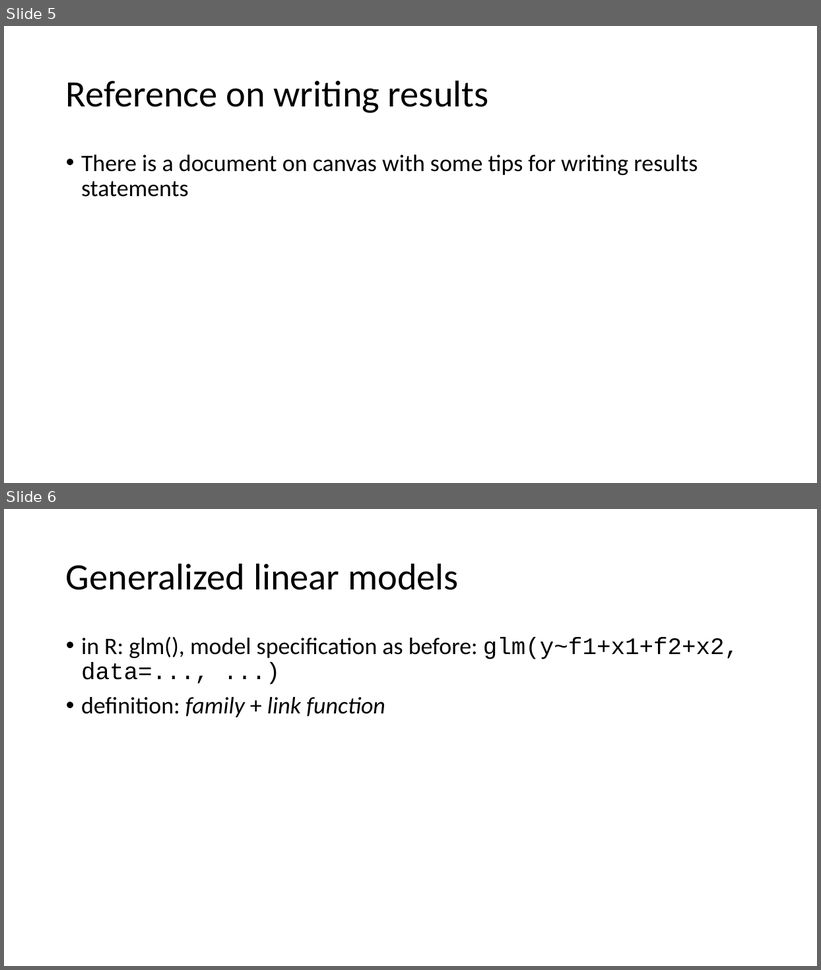
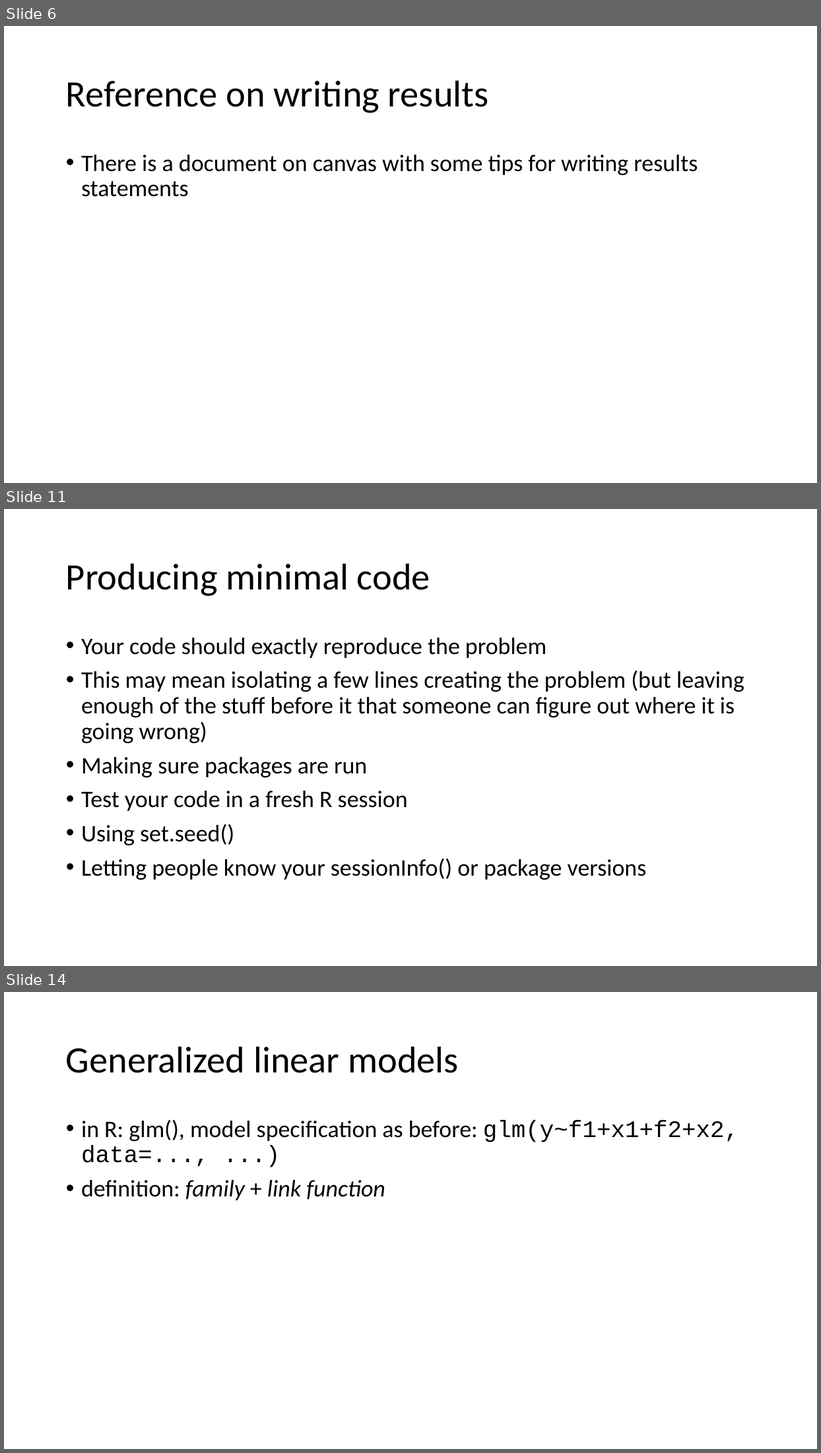
Before and after one commit to VTQuantMethodsEEB/klangwig, a slide deck: lectures/week_10_glms/le10_glms.pptx. Shown one above the other, each under a label of ours: slides 5 and 6 before the commit, slides 6, 11 and 14 after it; the slides between them are not shown. The pictures are 821x970 and 821x1453 pixels, drawn with LibreOffice and Linux fonts; fonts in the diff are those of the drawing. Boxes give left, top, right and bottom in pixels: in the first picture for what was removed or moved away, otherwise in the second. Text is boxed around its words. In the diff, an @@ line names an element or a change of style, - is before the commit and + after.

```diff
--- a/lectures/week_10_glms/le10_glms.pptx
+++ b/lectures/week_10_glms/le10_glms.pptx
@@ slide 11 added at (4,509,817,966), background #FFFFFF @@
@@ title added at (66,563,430,596), 44 pt, text #000000 @@
+Producing minimal code
@@ text added at (81,638,745,880), 28 pt, text #000000 @@
+• Your code should exactly reproduce the problem
+• This may mean isolating a few lines creating the problem (but leaving enough of the stuff before it that someone can figure out where it is going wrong)
+• Making sure packages are run
+• Test your code in a fresh R session
+• Using set.seed()
+• Letting people know your sessionInfo() or package versions
@@ what was slide 5 is now slide 6 @@
@@ what was slide 6 is now slide 14 @@
```
Also in this commit, not shown: 6 slides changed, 7 other slides added, 1 other file.
